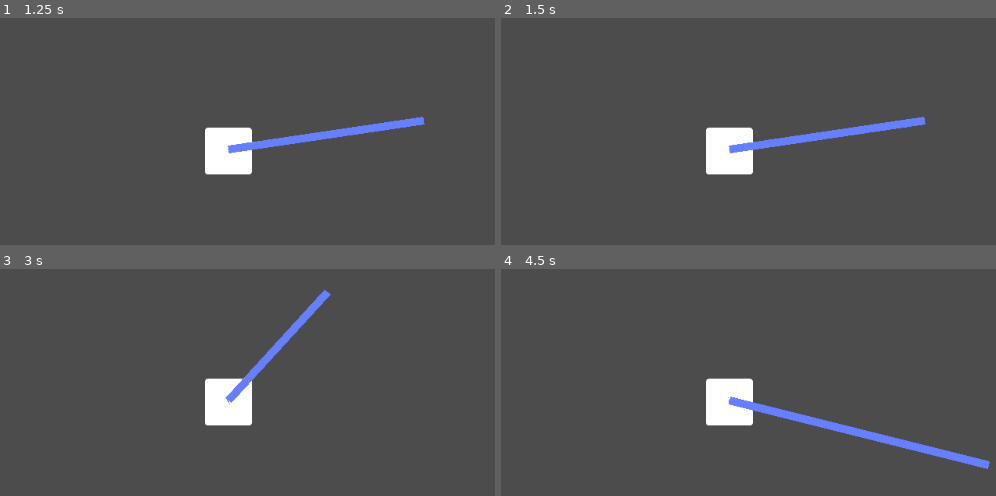
Above: before the commit, frames 1-4 (two rows, left to right).
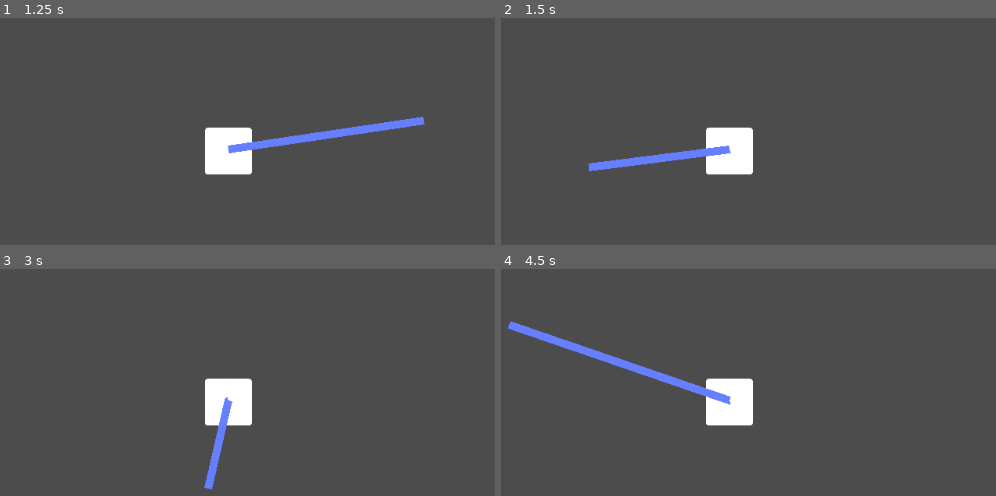
Above: after the commit, the same moments.

Repository: RoutineFreedom/Map-Navigation-Demo
Game: Godot game, scene res://Scenes/World.tscn
Same seed, same stepped clock (60 frames per second), same inputs: the game is played once before the commit and once after it.
Inputs (mouse positions are in pixels of both pictures, inside the frame that each line leads up to):
- Up to frame 1 (1.25 s): tap Enter at 0.5 s; move the mouse to (425, 120) at 0.52 s; press the mouse at (425, 120) at 0.53 s
- Up to frame 2 (1.5 s): tap Space at 1.25 s; move the mouse to (590, 167) at 1.27 s; release the mouse at (590, 167) at 1.28 s; click (590, 167) at 1.35 s
- Up to frame 3 (3 s): tap Enter at 2 s; move the mouse to (326, 291) at 2.02 s; press the mouse at (326, 291) at 2.03 s; tap Space at 2.75 s; move the mouse to (207, 489) at 2.77 s; release the mouse at (207, 489) at 2.78 s; click (207, 489) at 2.85 s
- Up to frame 4 (4.5 s): tap Enter at 3.5 s; move the mouse to (991, 464) at 3.52 s; press the mouse at (991, 464) at 3.53 s; tap Space at 4.25 s; move the mouse to (510, 325) at 4.27 s; release the mouse at (510, 325) at 4.28 s; click (510, 325) at 4.35 s

Frame 1 is identical in both runs. In frame 2, 2.5% of the frame differs, in the area x 17-86%, y 43-68%; in frame 3, 1.8%; in frame 4, 3.8%, in the area x 1-99%, y 22-89%.

Commit message:
Fixed Line Not Redrawing On First Click

Diff:
--- a/MN Demo/Scripts/PlayerIcon.gd
+++ b/MN Demo/Scripts/PlayerIcon.gd
@@ -10,7 +10,6 @@
 
 var _velocity := Vector2.ZERO
 var _target_location := Vector2.ZERO
-var _confirm_location := Vector2.ZERO
 var _target_area: Rect2
 var _path: PoolVector2Array
 var _click_count := 0
@@ -22,22 +21,17 @@
 	if event.is_action_pressed("LeftClick"):
 		# Player has clicked once, set this location as target
 		if _click_count == 0:
-			_click_count += 1
-			_target_location = get_global_mouse_position()
-			_agent.set_target_location(_target_location)
-			_agent.get_next_location()
-			# Create rectangle with target location as the middle point
-			var _top_left = Vector2(_target_location.x - rect_size / 2, _target_location.y - rect_size / 2)
-			_target_area = Rect2(_top_left, Vector2(rect_size, rect_size))
+			set_target()
 		# Player has clicked twice, set this location as potential confirmation
 		else:
-			_confirm_location = get_global_mouse_position()
+			var _confirm_location = get_global_mouse_position()
 
 			# Only update to second click if it is withing target area
 			if _target_area.has_point(_confirm_location):
 				_click_count += 1
 			else:
 				_click_count = 0
+				set_target()
 
 func _physics_process(delta: float) -> void:
 	if _agent.is_target_reached():
@@ -51,6 +45,15 @@
 
 		_velocity = move_and_slide(_velocity)
 
+func set_target():
+	_click_count += 1
+	_target_location = get_global_mouse_position()
+	_agent.set_target_location(_target_location)
+	_agent.get_next_location()
+	# Create rectangle with target location as the middle point
+	var _top_left = Vector2(_target_location.x - rect_size / 2, _target_location.y - rect_size / 2)
+	_target_area = Rect2(_top_left, Vector2(rect_size, rect_size))
+
 func _on_NavigationAgent2D_target_reached() -> void:
 	_velocity = Vector2.ZERO
 	_click_count = 0
